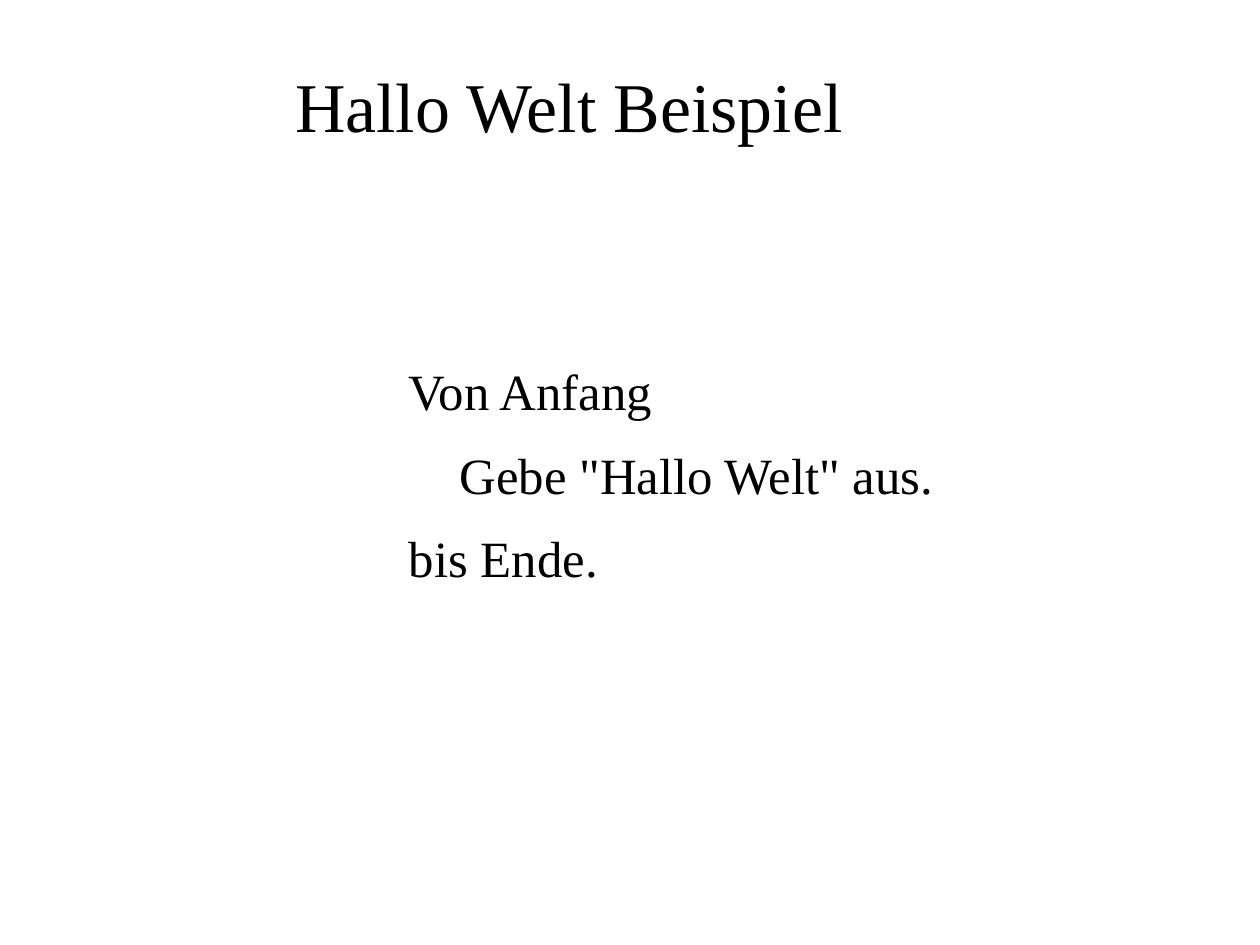
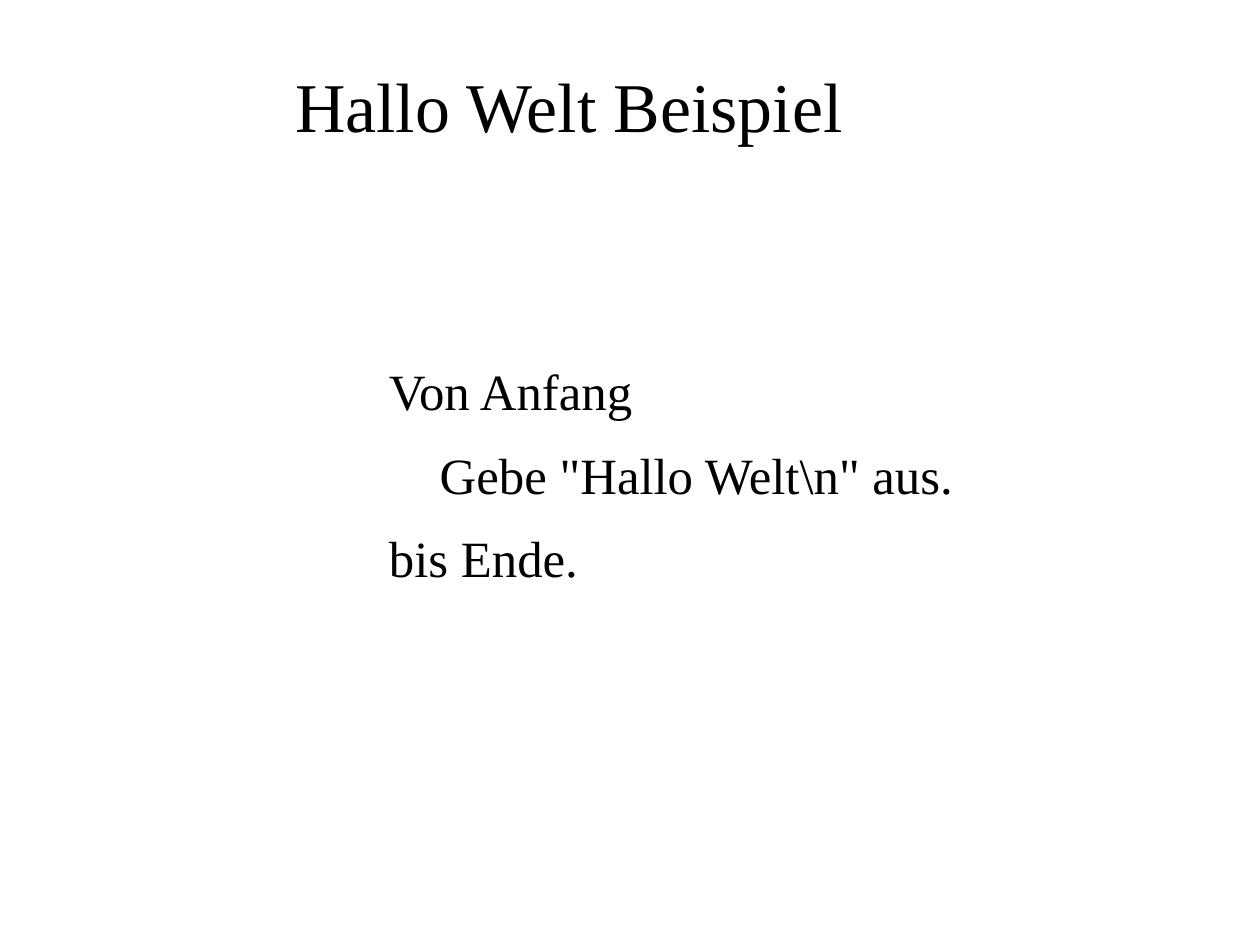
Before and after one commit to MasterInformatikHsBochum/Eine-deutsche-Praesentation, a slide deck: slide 4 of Präsentation.odp. Drawn at 1260x945 pixels with LibreOffice and Linux fonts; fonts in the diff are those of the drawing; background and template pictures are left out. Boxes give left, top, right and bottom in pixels: in the first picture for what was removed or moved away, otherwise in the second. Text is boxed around its words. In the diff, an @@ line names an element or a change of style, - is before the commit and + after.

Commit message:
ändere HalloWeltBeispiel damit es zum Code Beispiel passt

```diff
--- a/Präsentation.odp
+++ b/Präsentation.odp
@@ text at (440,458,952,495): text changed @@
-Gebe "Hallo Welt" aus.
+Gebe "Hallo Welt\n" aus.
```
Also in this commit, not shown: 1 other file.
